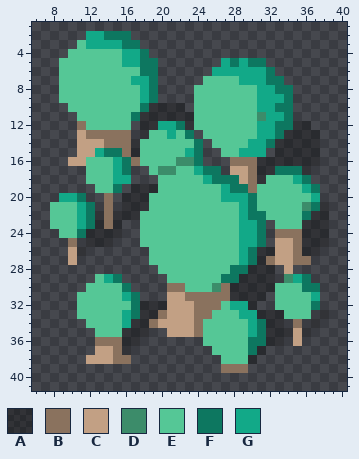
Pixel-art sprite: assets/tiles/trees/trees.png. Above, as it was before the edit.
The file is 48x48 pixels. Colours within 5 levels of each other are drawn and written as one. Shown: x 6..40, y 1..41.
Palette (. is transparent): A #0000004a  B #8a725e  C #c2a084  D #3c8c6a  E #55c796  F #0d7760  G #12a988
After:
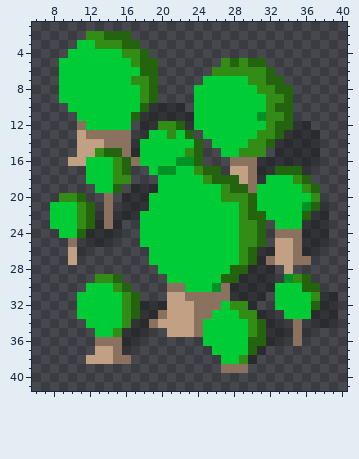
The edit:
Colour D changes from #3c8c6a to #009127.
Colour E changes from #55c796 to #00cc36.
Colour F changes from #0d7760 to #25640f.
Colour G changes from #12a988 to #338c15.
Colour A now appears in rows 31 to 32 at x 38 to 39; in row 33 at x 37 and 39; in row 34 at x 38 to 39.
The author changed colour C to colour B in rows 35 to 36 at x 35.
The author changed colour G to colour E in row 3 at x 12; in row 5 at x 16; in row 7 at x 29; in rows 9 to 10 at x 31; in row 12 at x 31.
The author changed colour E to colour G in row 29 at x 13; in row 30 at x 15; in row 32 at x 16; in row 35 at x 15; in row 38 at x 29.
Colour A is gone in row 33 at x 33.
Pixel boxes of the changes (left, top, right, bottom) in both pictures:
changed: (50, 31, 338, 364)
